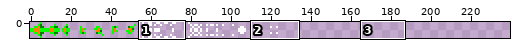
Sprite sheet, stored at png/aliens.png. The picture above shows the old version from afar; the outline marks the close-up.
Close-up. The starting point:
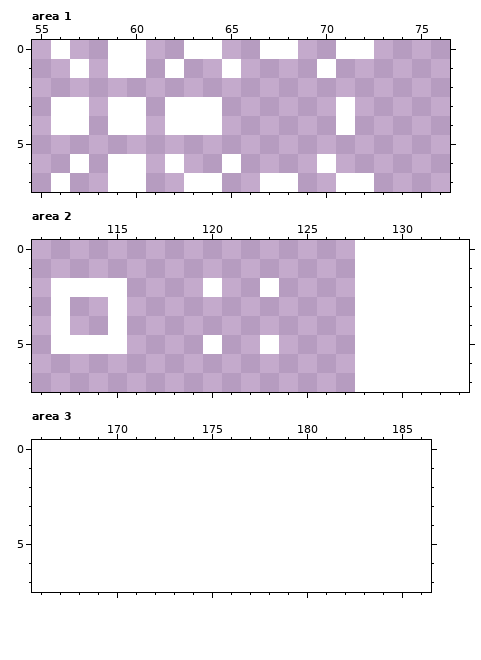
The file is 128x8 pixels. Shown: area 1: x 55..76, y 0..7; area 2: x 111..133, y 0..7; area 3: x 166..186, y 0..7. The old version is drawn lined up with the new one, on the new canvas. The commit also changed other parts of the picture, which this record leaves out.
Now the later version:
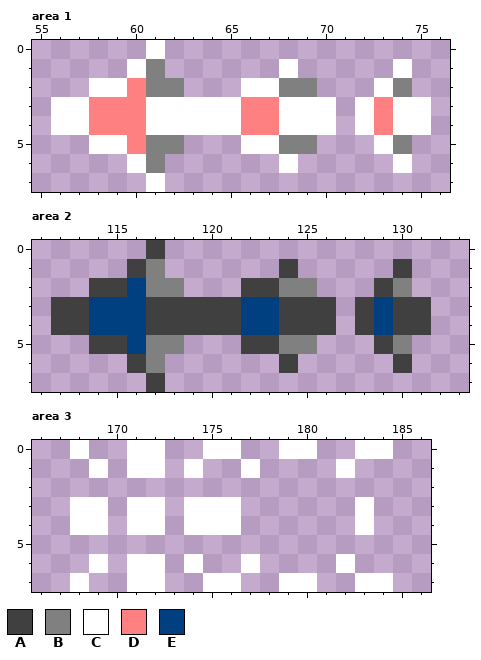
Palette (. is transparent): A #404040  B #808080  C #ffffff  D #ff8080  E #004080
Change:
canvas 128x8 -> 240x8
Area 1:
y 0: x 56 C -> .; x 59..61 CC. -> ..C; x 63..64 CC -> ..; x 67..68 CC -> ..; x 71..72 CC -> ..
y 1: x 57 C -> .; x 59 C -> .; x 61..62 .C -> B.; x 65 C -> .; x 68 . -> C; x 70 C -> .; x 74 . -> C
y 2: x 58..62 ..... -> CCDBB; x 66..69 .... -> CCBB; x 73..74 .. -> CB
y 3..4: x 58..61 .CC. -> DDDC; x 65..75 ......C.... -> CDDCCC.CDCC
y 5: x 58..62 ..... -> CCDBB; x 66..69 .... -> CCBB; x 73..74 .. -> CB
y 6: x 57 C -> .; x 59 C -> .; x 61..62 .C -> B.; x 65 C -> .; x 68 . -> C; x 70 C -> .; x 74 . -> C
y 7: x 56 C -> .; x 59..61 CC. -> ..C; x 63..64 CC -> ..; x 67..68 CC -> ..; x 71..72 CC -> ..
Area 2:
y 0: x 117 . -> A
y 1: x 116..117 .. -> AB; x 124 . -> A; x 130 . -> A
y 2: x 112..118 CCCC... -> ..AAEBB; x 120 C -> .; x 122..125 .C.. -> AABB; x 129..130 .. -> AB
y 3..4: x 112..126 C..C........... -> AAEEEAAAAAEEAAA; x 128..131 .... -> AEAA
y 5: x 112..118 CCCC... -> ..AAEBB; x 120 C -> .; x 122..125 .C.. -> AABB; x 129..130 .. -> AB
y 6: x 116..117 .. -> AB; x 124 . -> A; x 130 . -> A
y 7: x 117 . -> A
Area 3:
y 0: x 168 . -> C; x 171..172 .. -> CC; x 175..176 .. -> CC; x 179..180 .. -> CC; x 183..184 .. -> CC
y 1: x 169 . -> C; x 171..172 .. -> CC; x 174 . -> C; x 177 . -> C; x 182 . -> C
y 3..4: x 168..169 .. -> CC; x 171..172 .. -> CC; x 174..176 ... -> CCC; x 183 . -> C
y 6: x 169 . -> C; x 171..172 .. -> CC; x 174 . -> C; x 177 . -> C; x 182 . -> C
y 7: x 168 . -> C; x 171..172 .. -> CC; x 175..176 .. -> CC; x 179..180 .. -> CC; x 183..184 .. -> CC
